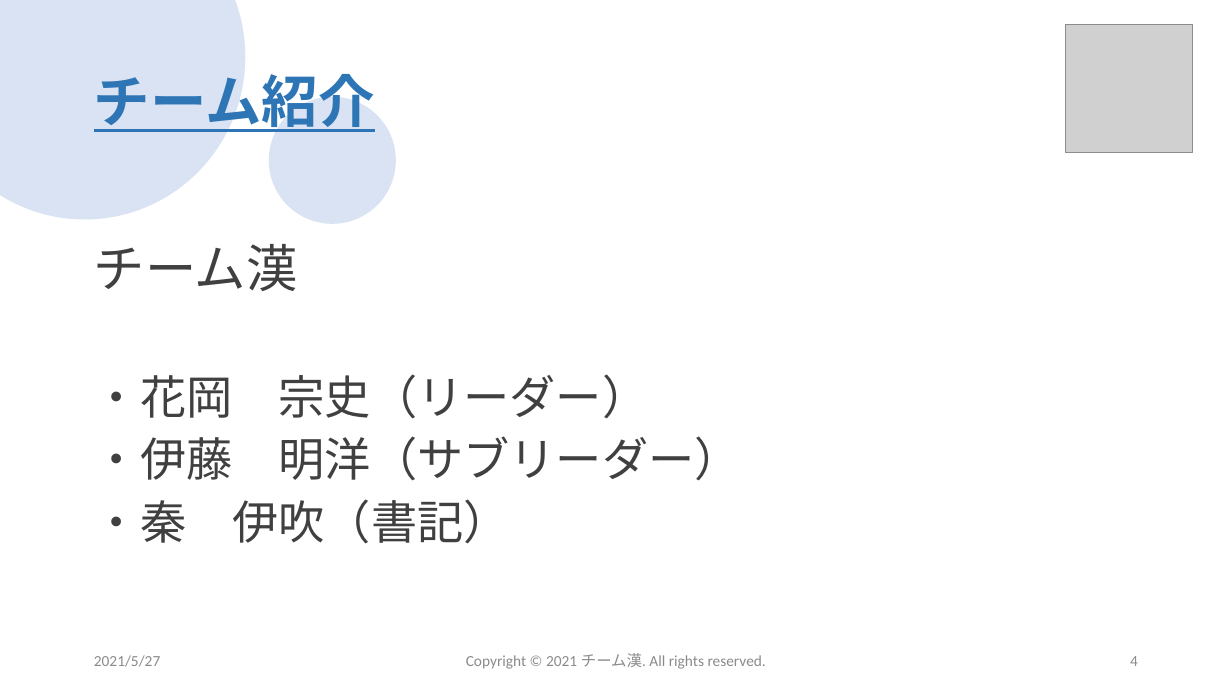
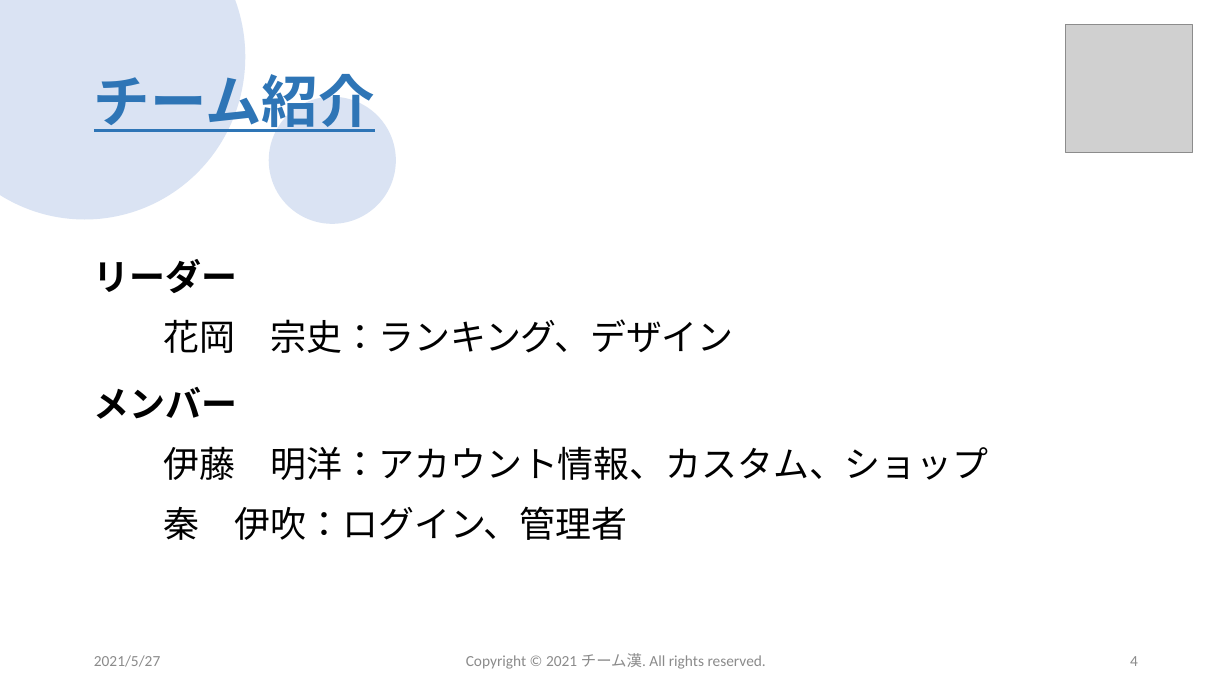
Before and after one commit to sss-sr2021/GUYS, a slide deck: slide 4 of 提出物/チーム漢_成果発表会プレゼン資料.pptx. Drawn at 1232x693 pixels with LibreOffice and Linux fonts; fonts in the diff are those of the drawing; grey boxes stand for pictures; background and template pictures are left out. Boxes give left, top, right and bottom in pixels: in the first picture for what was removed or moved away, otherwise in the second. Text is boxed around its words. In the diff, an @@ line names an element or a change of style, - is before the commit and + after.

```diff
--- a/提出物/チーム漢_成果発表会プレゼン資料.pptx
+++ b/提出物/チーム漢_成果発表会プレゼン資料.pptx
@@ text at [94, 259, 989, 540]: text changed; size 36 to 28 pt; text colour #404040 to #000000 @@
-チーム漢
-・花岡 宗史（リーダー）
-・伊藤 明洋（サブリーダー）
-・秦 伊吹（書記）
+リーダー
+  花岡 宗史：ランキング、デザイン
+メンバー
+  伊藤 明洋：アカウント情報、カスタム、ショップ
+  秦 伊吹：ログイン、管理者
```
Also in this commit, not shown: 8 other slides changed.
